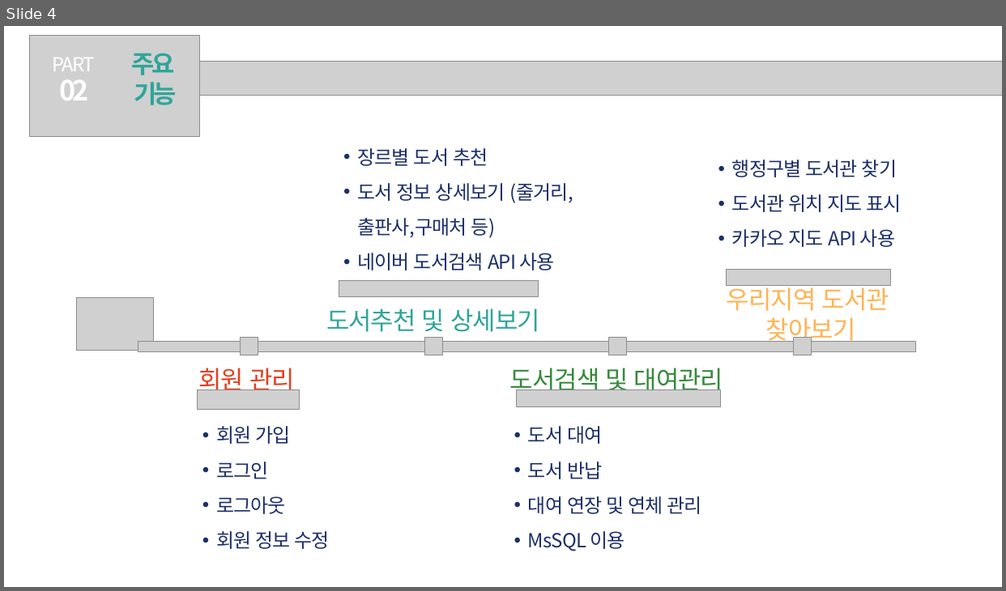
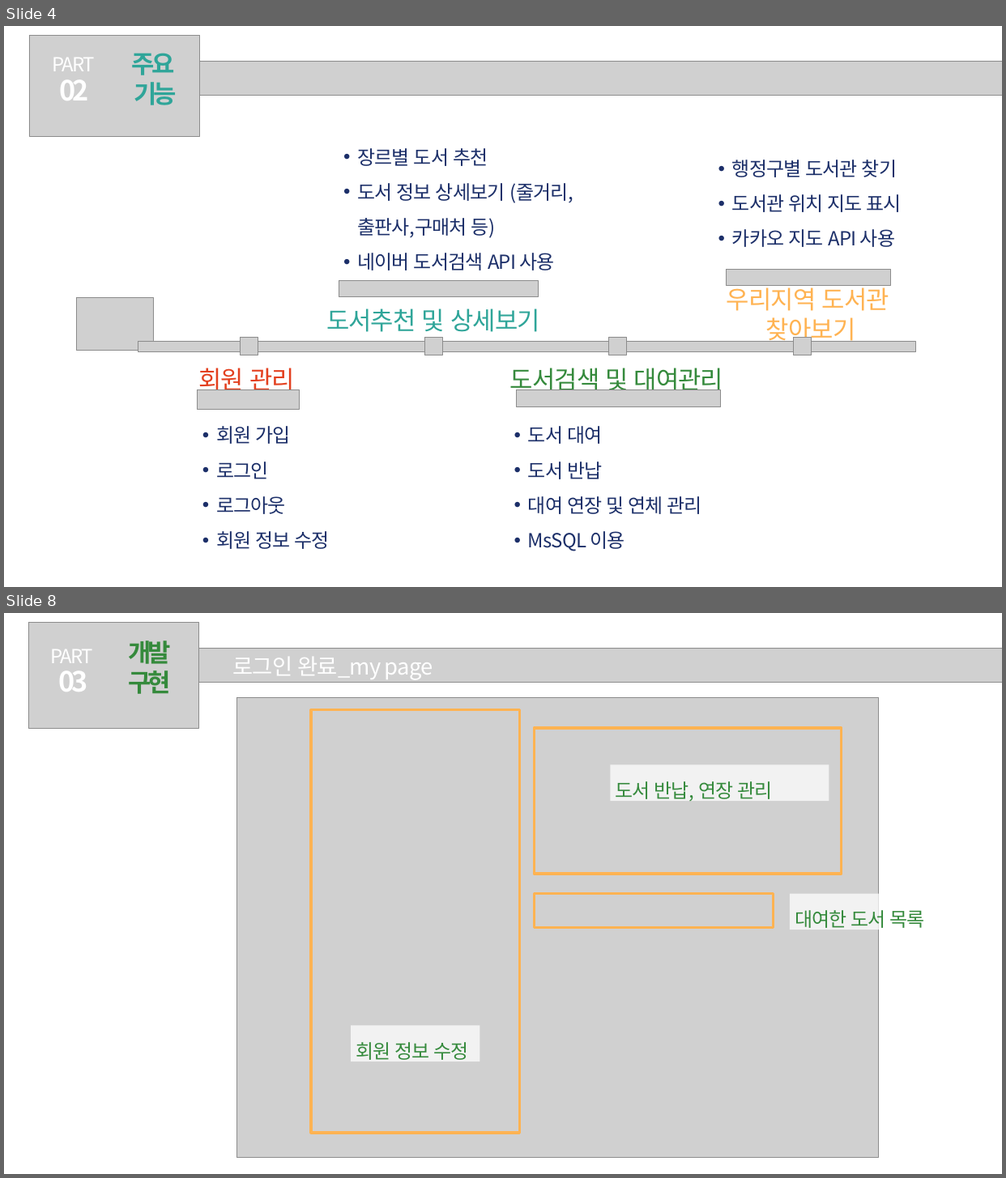
Before and after one commit to hanYijin/portfolio_2021, a slide deck: 공공도서관.pptx. Shown one above the other, each under a label of ours: slide 4 before the commit, slides 4 and 8 after it; the slides between them are not shown. The pictures are 1006x591 and 1006x1178 pixels, drawn with LibreOffice and Linux fonts; fonts in the diff are those of the drawing; grey boxes stand for pictures. Boxes give left, top, right and bottom in pixels: in the first picture for what was removed or moved away, otherwise in the second. Text is boxed around its words. In the diff, an @@ line names an element or a change of style, - is before the commit and + after.

```diff
--- a/공공도서관.pptx
+++ b/공공도서관.pptx
@@ slide 8 added at <box>4,613,1002,1174</box>, background #FFFFFF @@
@@ picture added at <box>62,648,1002,682</box> @@
@@ group added at <box>29,622,198,728</box>: 3 texts, 1 picture @@
+PART
+03
+개발
+구현
@@ text added at <box>233,657,433,679</box>, 32 pt, text #FFFFFF @@
+로그인 완료_my page
@@ picture added at <box>237,697,879,1157</box> @@
@@ rectangle added at <box>311,710,519,1133</box>, outline #FFB352 4 pt @@
@@ rectangle added at <box>534,728,842,874</box>, outline #FFB352 4 pt @@
@@ rectangle added at <box>610,764,829,801</box>, fill #FFFFFF at 73% opacity, 28 pt, text #358A3C @@
+도서 반납, 연장 관리
@@ rectangle added at <box>534,893,774,927</box>, outline #FFB352 4 pt @@
@@ rectangle added at <box>790,893,940,930</box>, fill #FFFFFF at 73% opacity, 28 pt, text #358A3C @@
+대여한 도서 목록
@@ rectangle added at <box>351,1025,479,1062</box>, fill #FFFFFF at 73% opacity, 28 pt, text #358A3C @@
+회원 정보 수정
```
Also in this commit, not shown: 2 slides changed, 3 other slides added.
